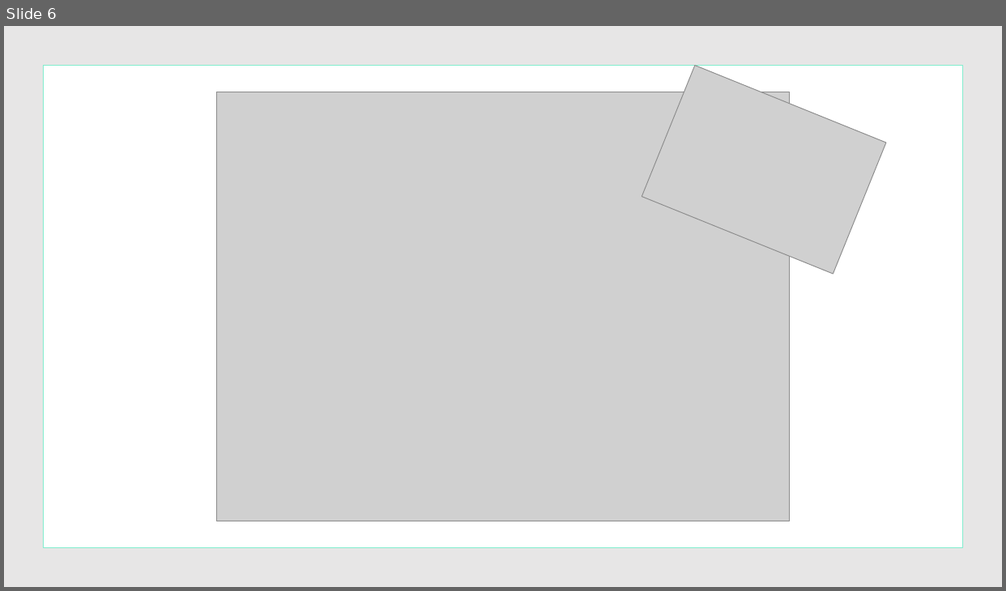
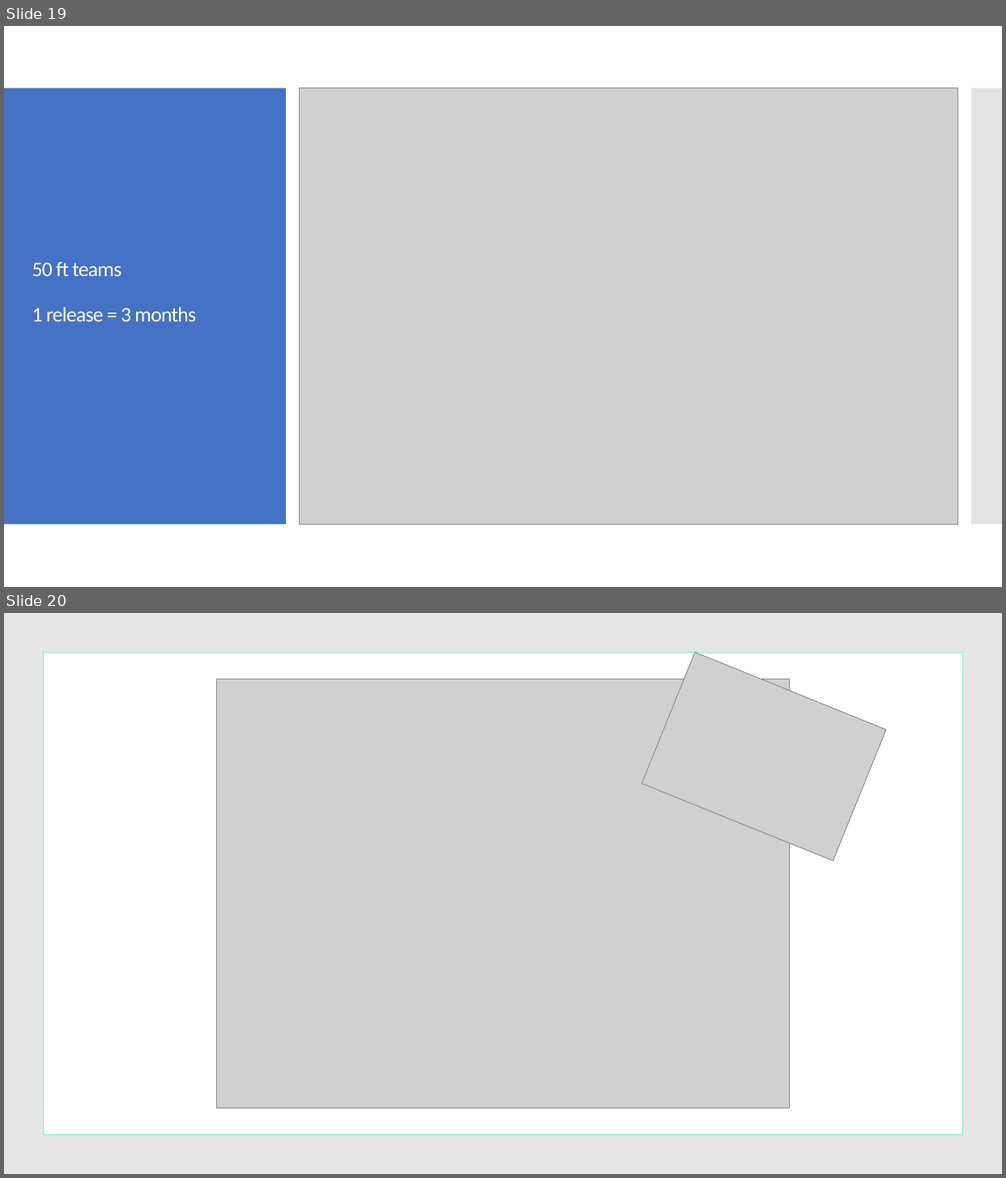
Before and after one commit to milodotnet/bootcamp, a slide deck: Bootcamp-ContinuousDelivery.pptx. Shown one above the other, each under a label of ours: slide 6 before the commit, slides 19 and 20 after it. The pictures are 1006x591 and 1006x1178 pixels, drawn with LibreOffice and Linux fonts; fonts in the diff are those of the drawing; grey boxes stand for pictures. Boxes give left, top, right and bottom in pixels: in the first picture for what was removed or moved away, otherwise in the second. Text is boxed around its words. In the diff, an @@ line names an element or a change of style, - is before the commit and + after.

```diff
--- a/Bootcamp-ContinuousDelivery.pptx
+++ b/Bootcamp-ContinuousDelivery.pptx
@@ slide 19 added at bbox=[4, 26, 1002, 587], background #FFFFFF @@
@@ rectangle added at bbox=[4, 88, 286, 525], fill #4472C4 @@
@@ picture added at bbox=[300, 88, 958, 525] @@
@@ rectangle added at bbox=[971, 88, 1002, 525], fill #C8C8C8 at 50% opacity @@
@@ text added at bbox=[32, 262, 196, 322], 20 pt, text #FFFFFF @@
+50 ft teams
+1 release = 3 months
@@ what was slide 6 is now slide 20 @@
```
Also in this commit, not shown: 1 slide changed, 14 other slides added, 1 slide removed.
